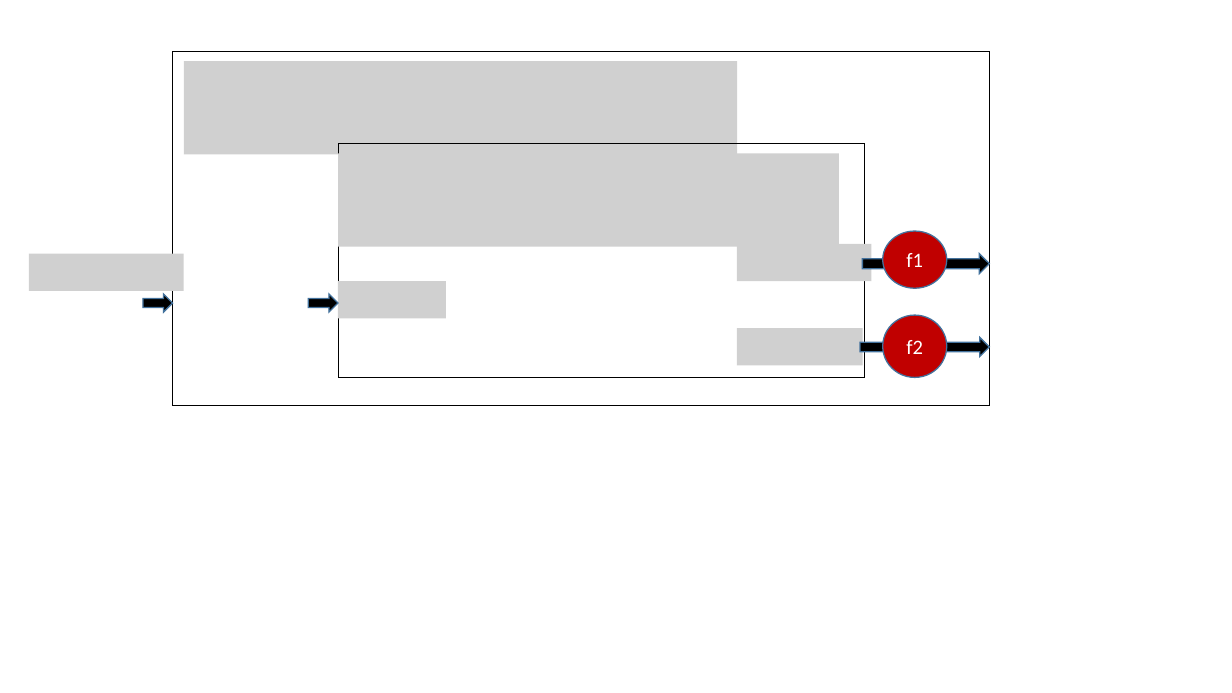
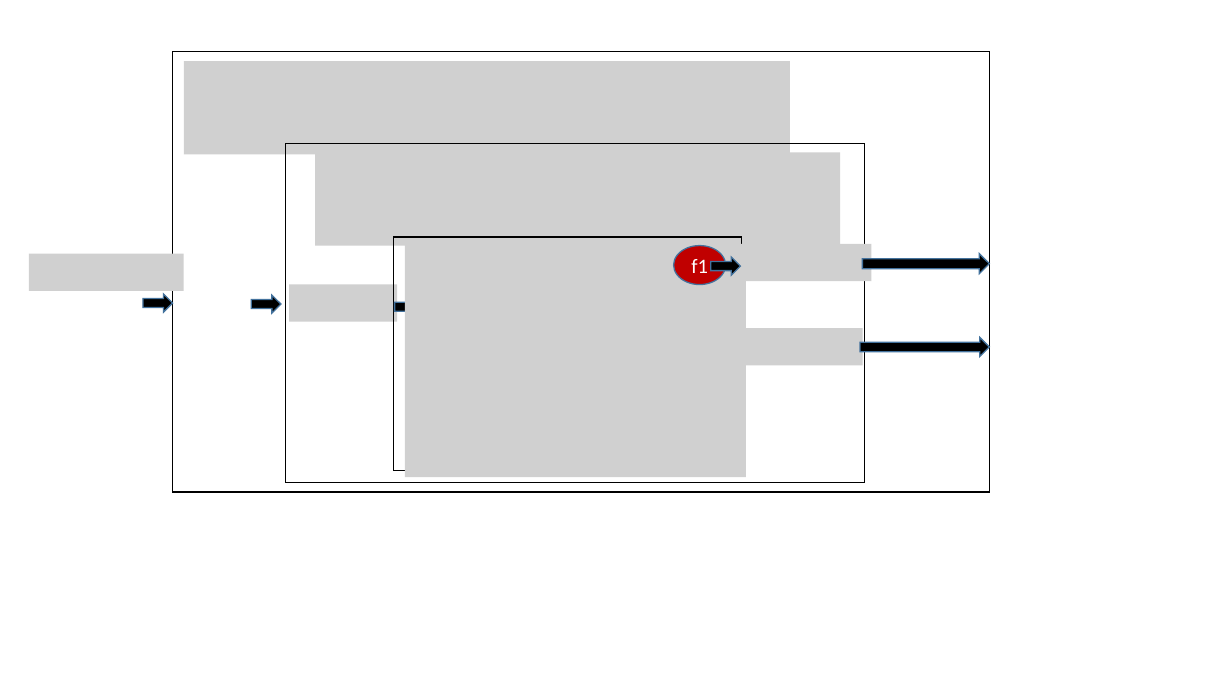
Before and after one commit to dkstewart/University-Research, a slide deck: slide 2 of Thesis/images/granularityEx.pptx. Drawn at 1232x693 pixels with LibreOffice and Linux fonts; fonts in the diff are those of the drawing; grey boxes stand for pictures. Boxes give left, top, right and bottom in pixels: in the first picture for what was removed or moved away, otherwise in the second. Text is boxed around its words. In the diff, an @@ line names an element or a change of style, - is before the commit and + after.

```diff
--- a/Thesis/images/granularityEx.pptx
+++ b/Thesis/images/granularityEx.pptx
@@ rectangle resized from (x1=173, y1=52, x2=990, y2=406) to (x1=173, y1=52, x2=990, y2=493) @@
@@ picture resized from (x1=184, y1=61, x2=738, y2=154) to (x1=184, y1=61, x2=790, y2=154) @@
@@ rectangle resized from (x1=338, y1=144, x2=865, y2=378) to (x1=286, y1=144, x2=865, y2=482) @@
@@ picture resized from (x1=338, y1=153, x2=839, y2=247) to (x1=315, y1=152, x2=840, y2=246) @@
@@ rectangle added at (x1=394, y1=238, x2=742, y2=471), outline #000000 1 pt @@
@@ picture added at (x1=405, y1=244, x2=746, y2=477) @@
@@ ellipse "f1" resized from (x1=883, y1=231, x2=946, y2=288) to (x1=674, y1=246, x2=726, y2=285) @@
@@ right arrow added at (x1=711, y1=257, x2=740, y2=275), fill #000000, outline #43739E 1 pt @@
@@ right arrow moved from (x1=309, y1=294, x2=338, y2=312) to (x1=251, y1=295, x2=281, y2=313) @@
@@ picture moved from (x1=338, y1=281, x2=446, y2=318) to (x1=289, y1=285, x2=397, y2=322) @@
@@ right arrow added at (x1=395, y1=298, x2=424, y2=316), fill #000000, outline #43739E 1 pt @@
@@ ellipse removed at (x1=883, y1=315, x2=946, y2=377) @@
-f2
```
Also in this commit, not shown: 1 slide added, 12 other files.
